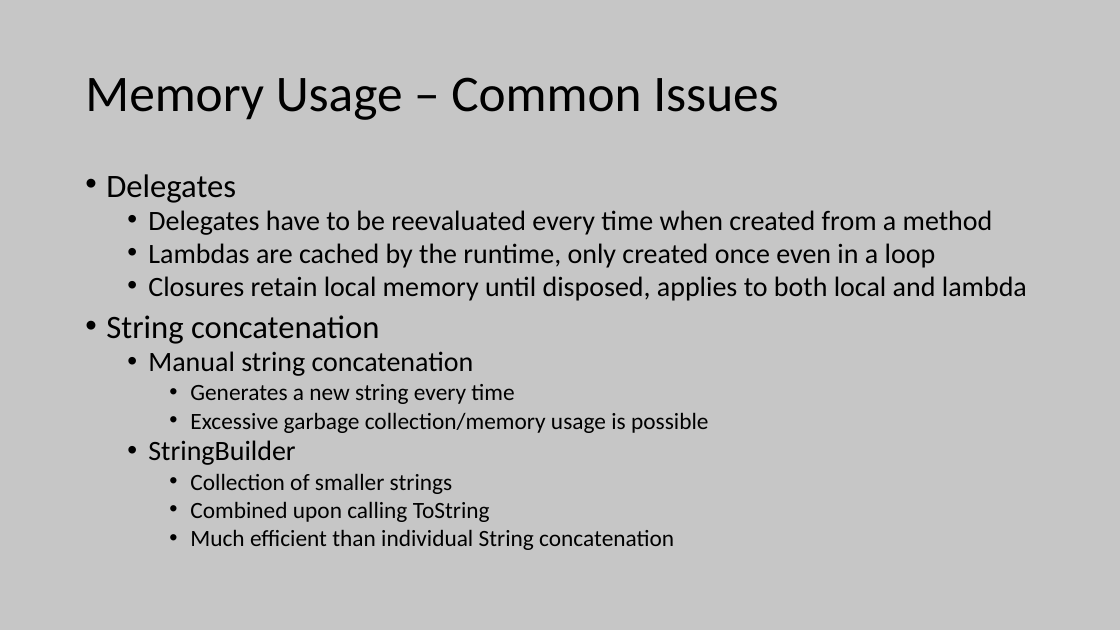
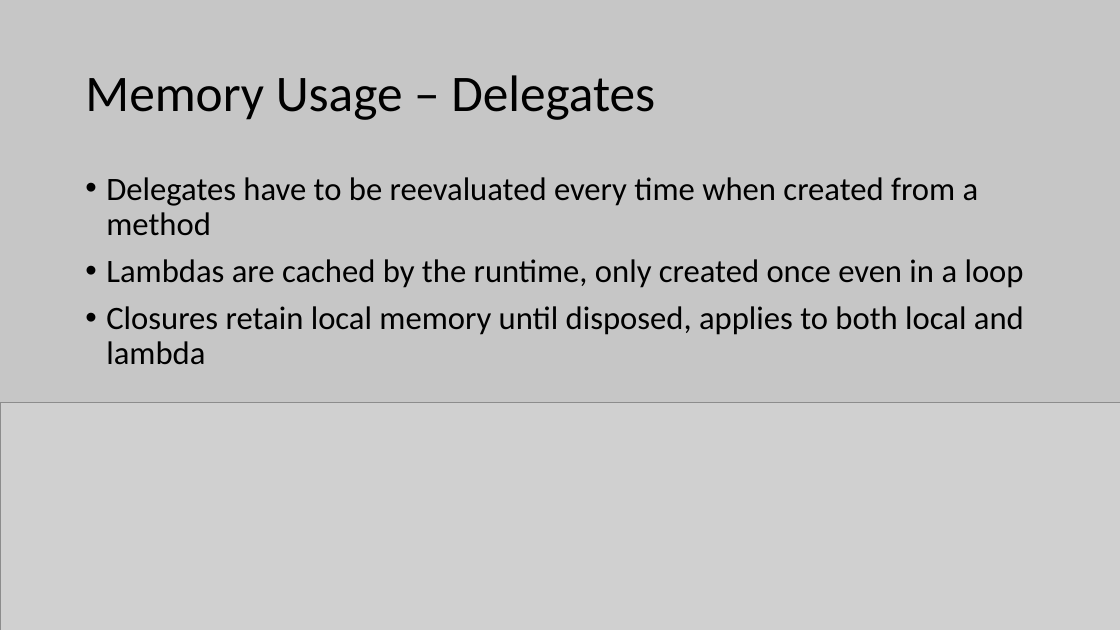
Before and after one commit to knodel12/Slides, a slide deck: slide 6 of 2019_07_24_UserGroup/Advanced troubleshooting and performance tuning in NET.pptx (slide 5 before the commit). Drawn at 1120x630 pixels with LibreOffice and Linux fonts; fonts in the diff are those of the drawing; grey boxes stand for pictures. Boxes give left, top, right and bottom in pixels: in the first picture for what was removed or moved away, otherwise in the second. Text is boxed around its words. In the diff, an @@ line names an element or a change of style, - is before the commit and + after.

Commit message:
final

```diff
--- a/2019_07_24_UserGroup/Advanced troubleshooting and performance tuning in NET.pptx
+++ b/2019_07_24_UserGroup/Advanced troubleshooting and performance tuning in NET.pptx
@@ title at bbox=[85, 75, 655, 120]: text changed @@
-Memory Usage – Common Issues
+Memory Usage – Delegates
@@ text "Delegates have to be reevaluated ..." at bbox=[106, 177, 1024, 365]: size 24 to 28 pt; list level 2 to 1 in "Delegates have to be reevaluated ..."; line spacing 0.8 to 0.9; list level 2 to 1 in "Lambdas are cached by the ..."; list level 2 to 1 in "Closures retain local memory until ..." @@
@@ text at bbox=[106, 174, 236, 203]: paragraph removed @@
-• Delegates
@@ text at bbox=[106, 315, 708, 550]: paragraphs removed @@
-• String concatenation
-  • Manual string concatenation
-    • Generates a new string every time
-    • Excessive garbage collection/memory usage is possible
-  • StringBuilder
-    • Collection of smaller strings
-    • Combined upon calling ToString
-    • Much efficient than individual String concatenation
@@ picture added at bbox=[0, 402, 1120, 630] @@
```
Also in this commit, not shown: 2 slides added.
